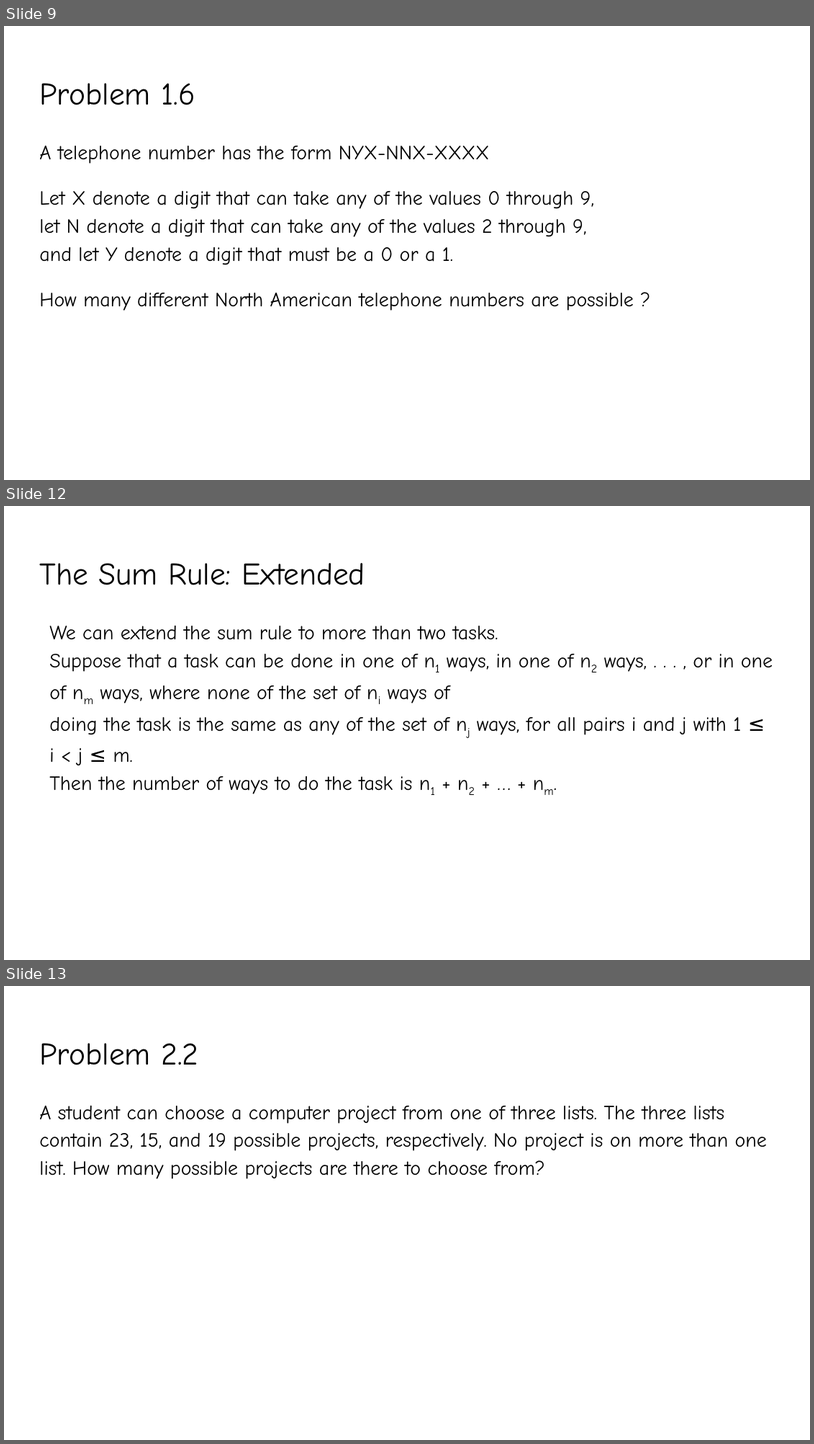
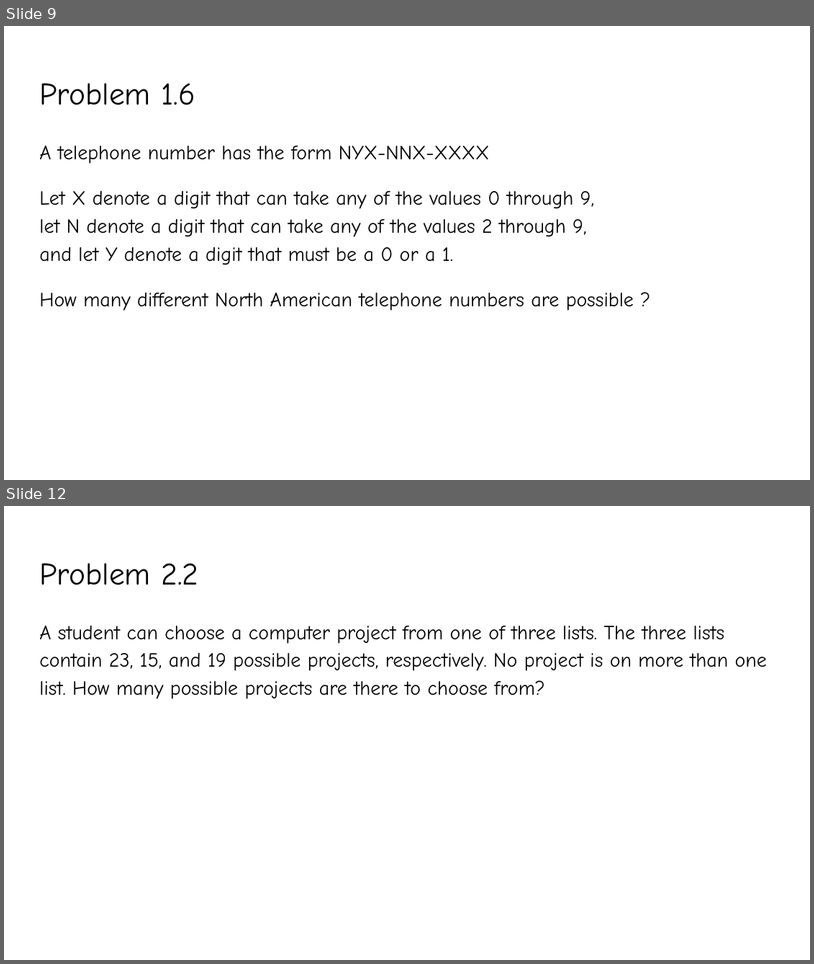
Before and after one commit to YeasirRayhanPrince/yeasirrayhanprince.github.io, a slide deck: cse106/slides/Lecture7.pptx. Shown one above the other, each under a label of ours: slides 9, 12 and 13 before the commit, slides 9 and 12 after it; the slides between them are not shown. The pictures are 814x1444 and 814x964 pixels, drawn with LibreOffice and Linux fonts; fonts in the diff are those of the drawing. Boxes give left, top, right and bottom in pixels: in the first picture for what was removed or moved away, otherwise in the second. Text is boxed around its words. In the diff, an @@ line names an element or a change of style, - is before the commit and + after.

```diff
--- a/cse106/slides/Lecture7.pptx
+++ b/cse106/slides/Lecture7.pptx
@@ slide 12 removed at (x1=4, y1=506, x2=810, y2=960), background #FFFFFF @@
@@ title removed at (x1=39, y1=563, x2=365, y2=585) @@
-The Sum Rule: Extended
@@ text removed at (x1=49, y1=626, x2=773, y2=794) @@
-We can extend the sum rule to more than two tasks.
-Suppose that a task can be done in one of n1 ways, in one of n2 ways, . . . , or in one of nm ways, where none of the set of ni ways of
-doing the task is the same as any of the set of nj ways, for all pairs i and j with 1 ≤ i < j ≤ m.
-Then the number of ways to do the task is n1 + n2 + … + nm.
@@ what was slide 13 is now slide 12 @@
```
Also in this commit, not shown: 6 slides changed, 6 slides added, 6 other slides removed.
